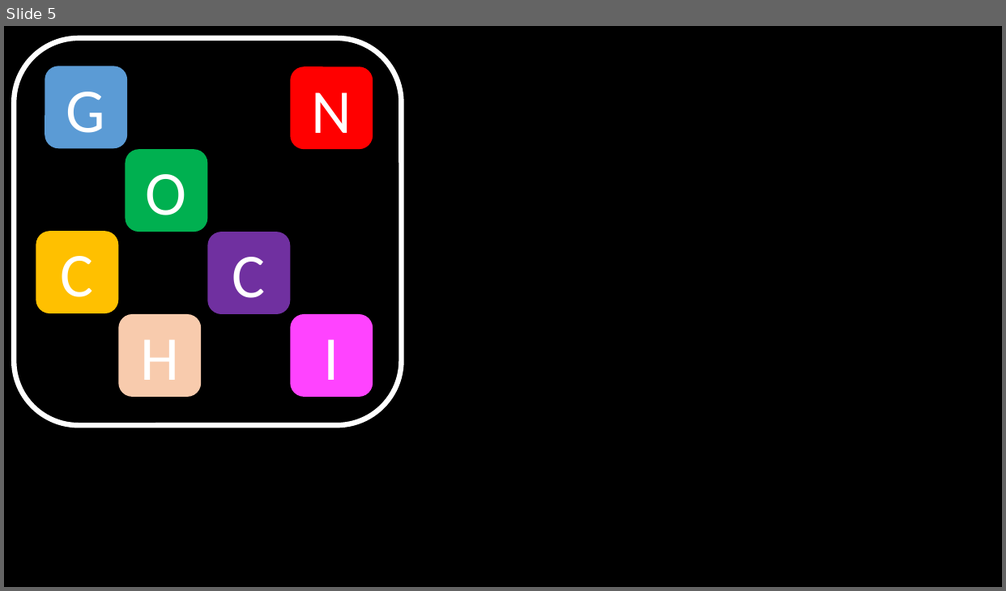
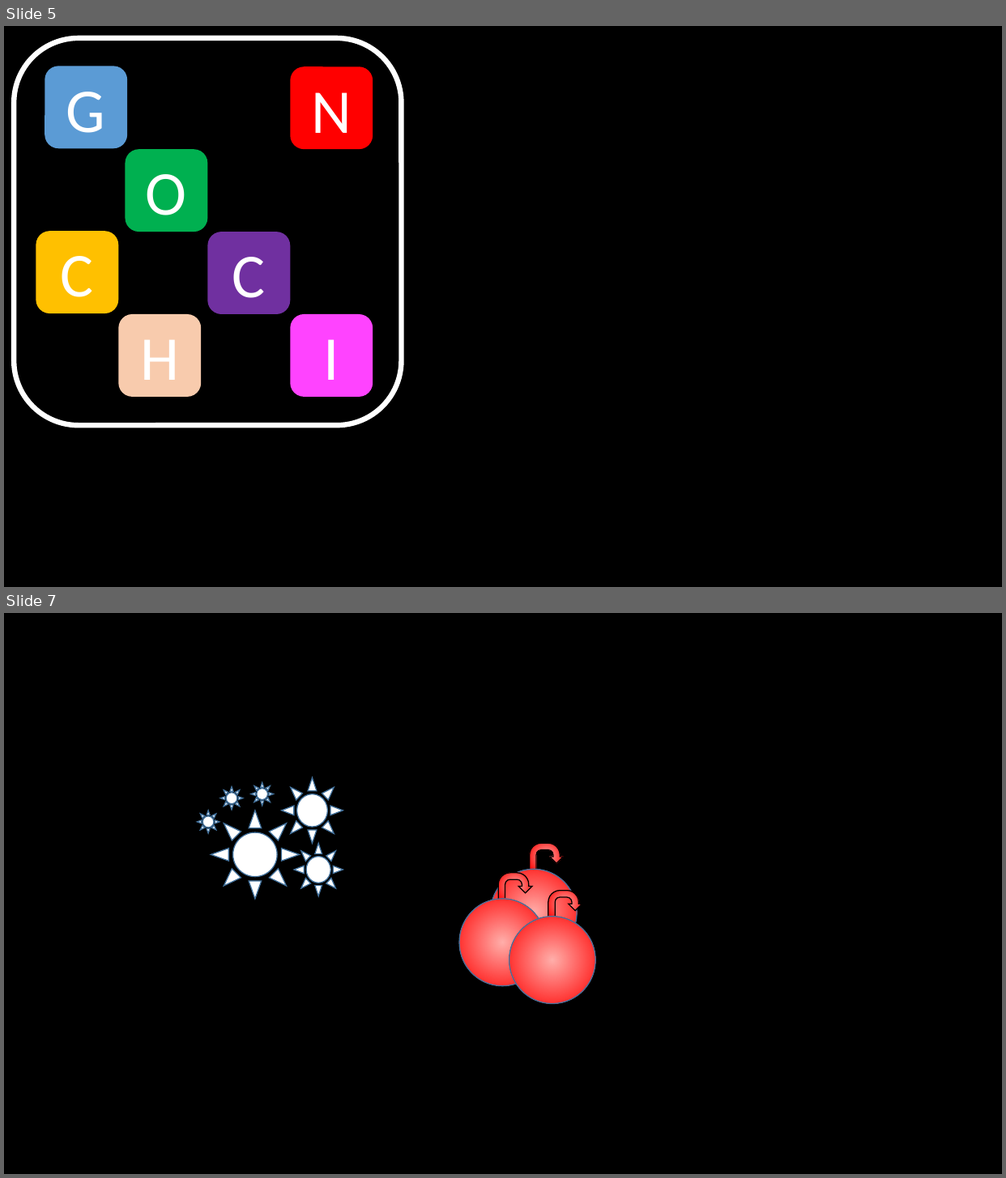
Before and after one commit to DanGrew/Gnocchi, a slide deck: gnocchi/src/uk/dangrew/gnocchi/ui/resources/grid-icons.pptx. Shown one above the other, each under a label of ours: slide 5 before the commit, slides 5 and 7 after it; the slides between them are not shown. The pictures are 1006x591 and 1006x1178 pixels, drawn with LibreOffice and Linux fonts; fonts in the diff are those of the drawing. Boxes give left, top, right and bottom in pixels: in the first picture for what was removed or moved away, otherwise in the second. Text is boxed around its words. In the diff, an @@ line names an element or a change of style, - is before the commit and + after.

```diff
--- a/gnocchi/src/uk/dangrew/gnocchi/ui/resources/grid-icons.pptx
+++ b/gnocchi/src/uk/dangrew/gnocchi/ui/resources/grid-icons.pptx
@@ slide 7 added at bbox=[4, 613, 1002, 1174], background #000000 @@
@@ sun added at bbox=[282, 777, 343, 844], fill #FFFFFF, outline #43739E 1 pt @@
@@ sun added at bbox=[220, 786, 243, 810], fill #FFFFFF, outline #43739E 1 pt @@
@@ sun added at bbox=[251, 783, 274, 806], fill #FFFFFF, outline #43739E 1 pt @@
@@ sun added at bbox=[197, 811, 219, 834], fill #FFFFFF, outline #43739E 1 pt @@
@@ sun added at bbox=[211, 811, 299, 899], fill #FFFFFF, outline #43739E 1 pt @@
@@ sun added at bbox=[295, 844, 343, 897], fill #FFFFFF, outline #43739E 1 pt @@
@@ uturn arrow added at bbox=[530, 844, 563, 871], fill gradient #FFAEAA to #FF0000, outline #000000 1 pt @@
@@ ellipse added at bbox=[491, 869, 577, 956], fill gradient #FFAEAA to #FF0000, outline #43739E 1 pt @@
@@ uturn arrow added at bbox=[498, 873, 532, 900], fill gradient #FFAEAA to #FF0000, outline #000000 1 pt @@
@@ ellipse added at bbox=[459, 899, 545, 986], fill gradient #FFAEAA to #FF0000, outline #43739E 1 pt @@
@@ uturn arrow added at bbox=[548, 891, 582, 918], fill gradient #FFAEAA to #FF0000, outline #000000 1 pt @@
@@ ellipse added at bbox=[509, 917, 595, 1004], fill gradient #FFAEAA to #FF0000, outline #43739E 1 pt @@
```
Also in this commit, not shown: 1 other slide added, 1 slide removed, 42 other files.
